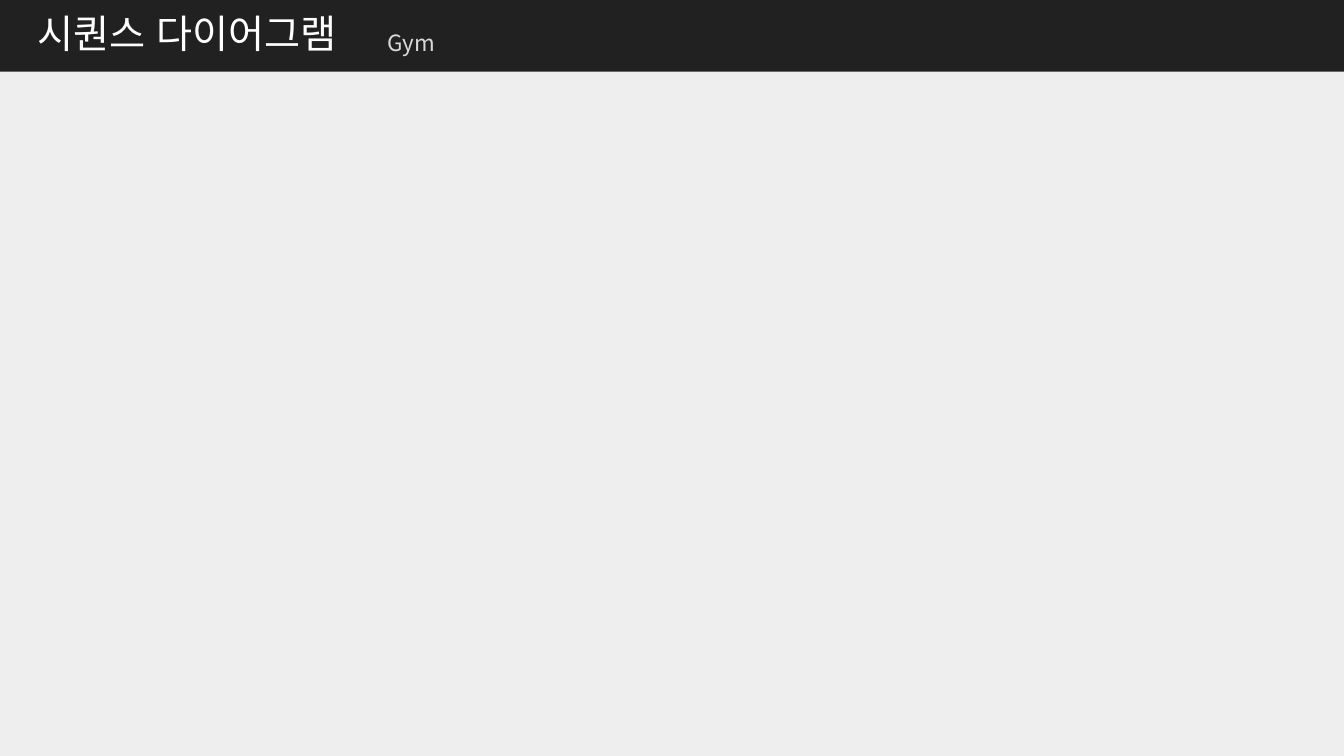
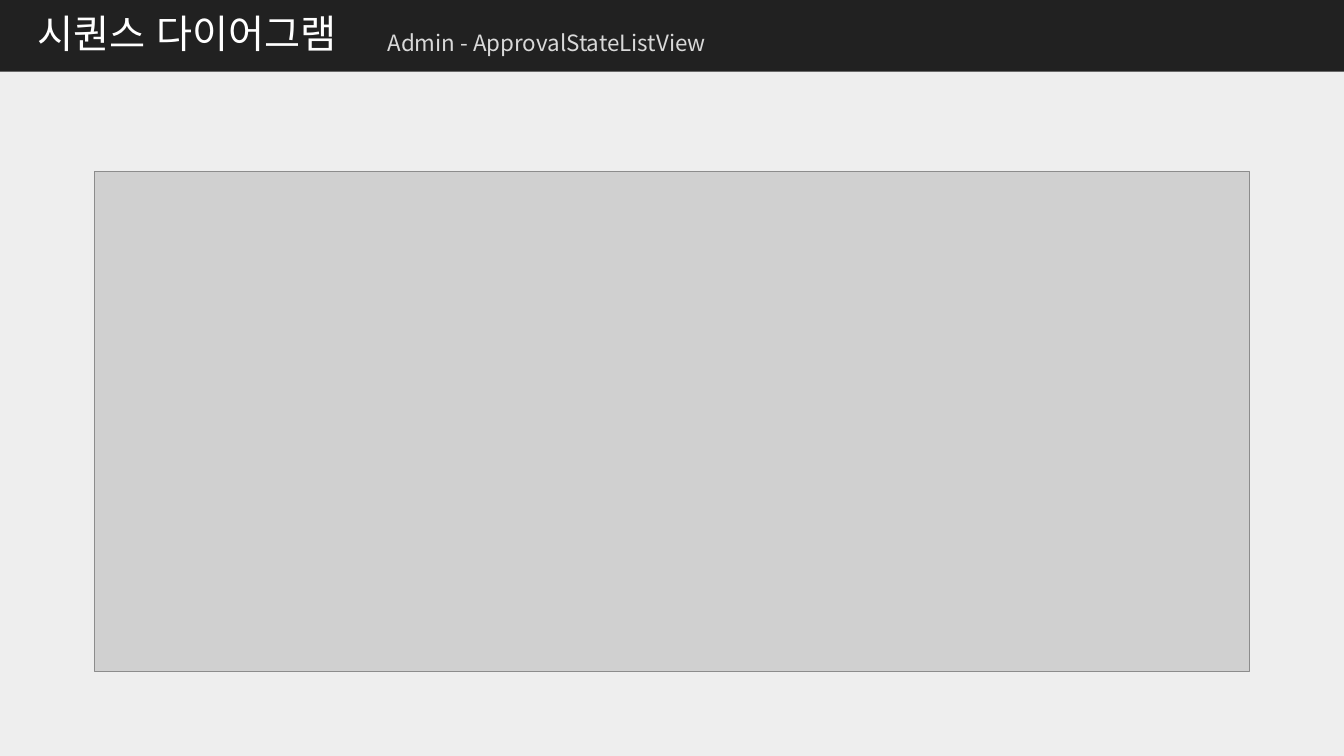
Before and after one commit to me0768/KHFinalProject, a slide deck: slide 44 of 보고서/클래스설계서_Final_Project.pptx (slide 32 before the commit). Drawn at 1344x756 pixels with LibreOffice and Linux fonts; fonts in the diff are those of the drawing; grey boxes stand for pictures. Boxes give left, top, right and bottom in pixels: in the first picture for what was removed or moved away, otherwise in the second. Text is boxed around its words. In the diff, an @@ line names an element or a change of style, - is before the commit and + after.

```diff
--- a/보고서/클래스설계서_Final_Project.pptx
+++ b/보고서/클래스설계서_Final_Project.pptx
@@ text at (388,33,705,56): text changed @@
-Gym
+Admin - ApprovalStateListView
@@ picture added at (95,171,1250,671) @@
```
Also in this commit, not shown: 14 other slides changed, 6 slides added, 16 other files.
